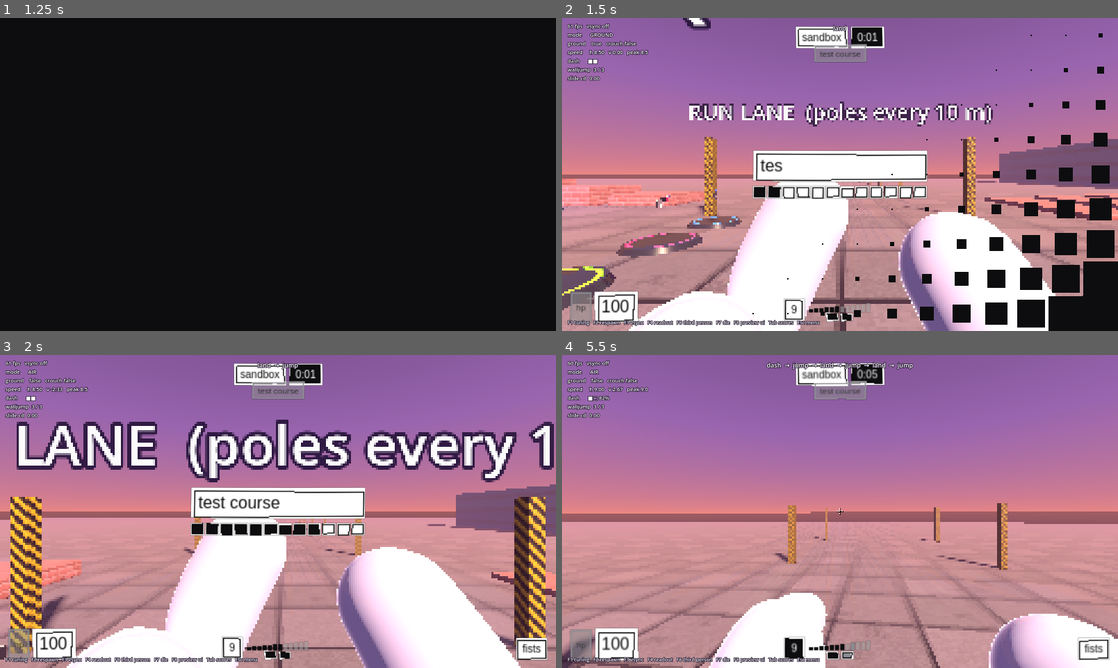
Above: before the commit, frames 1-4 (two rows, left to right).
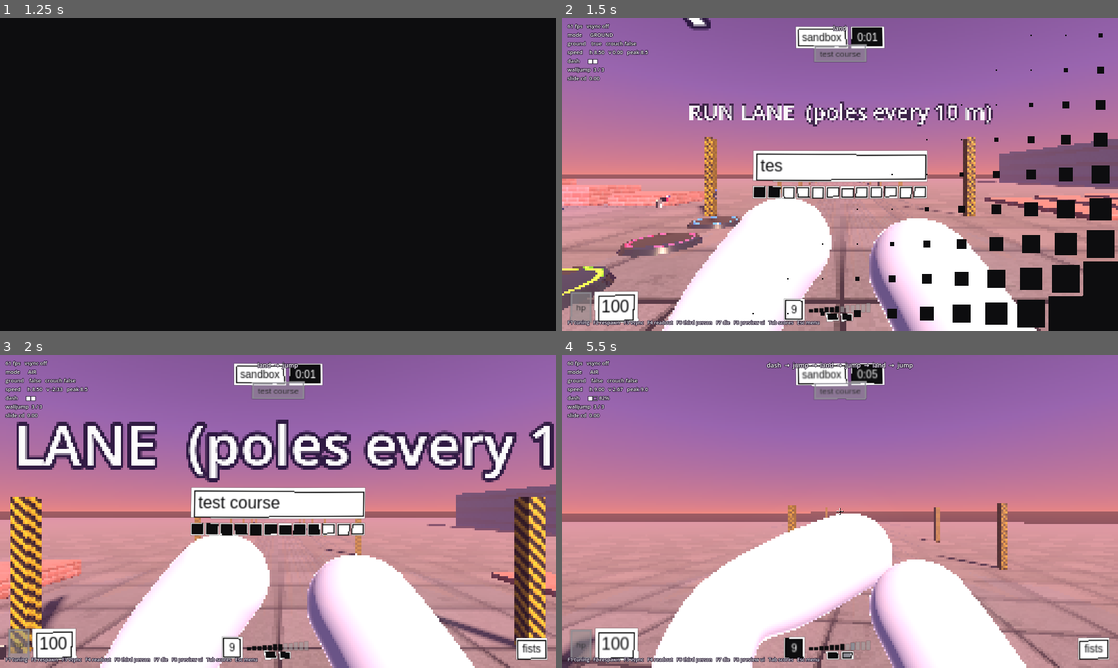
Above: after the commit, the same moments.

Repository: shrimpsooup2/xpl
Game: Godot game, scene res://scenes/main_menu.tscn
Same seed, same stepped clock (60 frames per second), same inputs: the game is played once before the commit and once after it.
Inputs (mouse positions are in pixels of both pictures, inside the frame that each line leads up to):
- Up to frame 1 (1.25 s): click "play" at 0.5 s
- Up to frame 2 (1.5 s): move the mouse to (867, 174) at 1.27 s; press the mouse at (867, 174) at 1.28 s; hold W (move_forward) from 1.28 s (still down)
- Up to frame 3 (2 s): keep holding W (move_forward); tap Space (jump) at 1.52 s
- Up to frame 4 (5.5 s): keep holding W (move_forward); move the mouse to (812, 511) at 2.02 s; release the mouse at (812, 511) at 2.03 s; right-click (812, 511) at 2.1 s; tap Space (jump) at 2.27, 3.77, 4.52, 5.27 s; click (812, 511) at 2.3 s; move the mouse to (851, 505) at 2.77 s; hold Ctrl (crouch) 2.78-3.53 s; click (851, 505) at 3.05 s; move the mouse to (834, 517) at 3.52 s; tap Shift (dash) at 3.6 s; click (834, 517) at 3.8 s; move the mouse to (878, 514) at 4.27 s; press the mouse at (878, 514) at 4.28 s; move the mouse to (795, 508) at 5.02 s; release the mouse at (795, 508) at 5.03 s; tap E (interact) at 5.1 s; click (795, 508) at 5.3 s

Frame 1 is identical in both runs. In frame 2, 9.1% of the frame differs, in the area x 12-89%, y 52-100%; in frame 3, 11%; in frame 4, 20%, in the area x 16-100%, y 50-100%.

Commit message:
First-person arms sit back and run off screen; mix hooks and uppercuts
- Arms: the empty-handed shoulders drop low and back like with a gun, and
  the fists are held up in the guard by IK, so the upper arms rise from
  below the screen instead of pointing at the eye. Past the cut the arm
  carries on as the same tube, straight on up the arm, bending away only
  once it's off screen (no taper, no kink), so no arm end ever shows.
- Punches: each swing is a straight (jab or cross), a hook or an
  uppercut, weighted, never the same hook or uppercut twice running. In
  first person each kind has its own IK path (hooks swing wide with the
  elbow up, uppercuts dip and drive up), fully out as the hit lands; the
  view kicks to match. Third person adds a torso turn and raised elbow for
  hooks, a hip dip and rising chest for uppercuts. Gameplay is unchanged.
- Test: the punch mix (all kinds come up, straights most, no repeats of
  hooks or uppercuts, a swing carries its kind).

Co-Authored-By: Claude Opus 5.5 <noreply@anthropic.com>
Claude-Session: https://claude.ai/code/session_01Tj9HxZHYVTVMQ6X4MXNMBu

Diff:
--- a/src/combat/weapon_holder.gd
+++ b/src/combat/weapon_holder.gd
@@ -32,6 +32,10 @@
 const PUNCH_SPEED_BONUS := 15.0
 const PUNCH_LANDS := 0.07
 const PUNCH_ASSIST := deg_to_rad(12.0)
+## Punches alternate hands; each is a straight (jab or cross), a hook, or an
+## uppercut, picked by these weights, never the same hook or uppercut twice
+## running. Only the look changes: every kind lands the same.
+const PUNCH_KINDS := {&"straight": 0.5, &"hook": 0.28, &"uppercut": 0.22}
 
 var player: Player
 var fists: WeaponDef = Weapons.get_def(Weapons.FISTS)
@@ -51,6 +55,7 @@
 var _fan_left := 0
 var _fan_timer := 0.0
 var _punch_left := true
+var _last_punch := &"straight"
 var _punch_timer := -1.0
 var _punch_damage := 0.0
 var _ignore_pickup: WeaponPickup
@@ -307,8 +312,22 @@
 	var bonus := clampf(player.horizontal_speed() - p.run_speed, 0.0, PUNCH_SPEED_BONUS)
 	_punch_damage = fists.damage + bonus
 	_punch_timer = PUNCH_LANDS
-	fired.emit(fists, {"left": _punch_left})
+	fired.emit(fists, {"left": _punch_left, "kind": _pick_punch()})
 	_punch_left = not _punch_left
+
+
+func _pick_punch() -> StringName:
+	var skipped: float = 0.0 if _last_punch == &"straight" else PUNCH_KINDS[_last_punch]
+	var roll := randf() * (1.0 - skipped)
+	for kind: StringName in PUNCH_KINDS:
+		if kind != &"straight" and kind == _last_punch:
+			continue
+		roll -= PUNCH_KINDS[kind]
+		if roll <= 0.0:
+			_last_punch = kind
+			return kind
+	_last_punch = &"straight"
+	return &"straight"
 
 
 ## Reach 2.2 m, with a little aim assist toward bodies near the crosshair.
--- a/src/player/player.gd
+++ b/src/player/player.gd
@@ -299,7 +299,7 @@
 
 func _on_fired(def: WeaponDef, shot: Dictionary) -> void:
 	if def.is_fists():
-		model.punch(shot.get("left", true))
+		model.punch(shot.get("left", true), shot.get("kind", &"straight"))
 		_kick_camera(1.0, 0.0, 1.5 if shot.get("left", true) else -1.5, 0.0)
 		return
 	model.fire_pose()
--- a/src/player/player_model.gd
+++ b/src/player/player_model.gd
@@ -385,12 +385,27 @@
 		layers.play(&"Pistol_Shoot", BodyLayers.BOTH_ARMS, 1.6, 0.0, 0.35, 0.02, 0.1, 0.8)
 
 
-## A punch with the left (jab) or right (cross).
-func punch(left: bool) -> void:
+## A punch with the left or right: a straight (jab or cross), a hook, or an
+## uppercut (see WeaponHolder.PUNCH_KINDS). The rig has clips for the jab and
+## cross; hooks and uppercuts add a swing on top with the flinch springs, the
+## torso turning across and the elbow coming up for a hook, the hips dipping
+## and the chest rising for an uppercut.
+func punch(left: bool, kind := &"straight") -> void:
 	if left:
 		layers.play(&"Punch_Jab", BodyLayers.UPPER_BODY, 2.0, 0.0, 0.6, 0.03, 0.1)
 	else:
 		layers.play(&"Punch_Cross", BodyLayers.UPPER_BODY, 2.0, 0.0, 0.7, 0.03, 0.1)
+	var side := "L" if left else "R"
+	var out := -1.0 if left else 1.0  # Toward the punching arm's side.
+	var forward := -global_basis.z
+	match kind:
+		&"hook":
+			layers.flinch("DEF-spine.003", Vector3.UP, 0.5 * out)
+			layers.flinch("DEF-upper_arm." + side, forward, 0.8 * out)
+		&"uppercut":
+			layers.dip(Vector3.DOWN * 0.05)
+			layers.flinch("DEF-spine.003", global_basis.x, 0.35)
+			layers.flinch("DEF-forearm." + side, global_basis.x, 0.6)
 
 
 ## Throwing the weapon away.
--- a/src/player/viewmodel.gd
+++ b/src/player/viewmodel.gd
@@ -17,19 +17,19 @@
 
 ## Each arm is cut off this far down the upper arm from the shoulder joint.
 const ARM_CUT_DEPTH := 0.1
-## From the cut, each arm carries on as a sleeve (first person only): straight
-## on up the upper arm (SLEEVE_HANDLE, rig meters), then curving down and back,
-## narrowing to SLEEVE_TIP of its width, to end SLEEVE_DROP below the shoulder
-## and SLEEVE_END in front of the eye, well out of view, so no end of an arm
-## ever shows, whichever way the arm points. It ends in front of the eye and
-## well below the line of sight: the squeezed depth (viewmodel.gdshaderinc)
-## doesn't clip at the near plane, so anything reaching behind the eye near
-## the line of sight would smear across the screen.
-const SLEEVE_HANDLE := 0.15
-const SLEEVE_DROP := 0.12
-const SLEEVE_END := 0.15
-const SLEEVE_TIP := 0.4
-const SLEEVE_RINGS := 8
+## From the cut, each arm carries on (first person only) as the same tube,
+## the same thickness, straight on up the upper arm, so an arm never shows an
+## end, it just runs off screen. The viewmodel's shoulders sit close to the
+## eye, though, and straight on would soon run into it, so once the tube is
+## SLEEVE_BEND_DEPTH from the eye (by then off screen) it bends down and away
+## from the line of sight (radius SLEEVE_BEND_RADIUS) and runs on for
+## SLEEVE_TAIL. Lengths in rig meters, the depth in meters from the eye.
+const SLEEVE_BEND_DEPTH := 0.2
+const SLEEVE_MAX_STRAIGHT := 0.4
+const SLEEVE_MIN_STRAIGHT := 0.03
+const SLEEVE_BEND_RADIUS := 0.12
+const SLEEVE_TAIL := 0.35
+const SLEEVE_BEND_RINGS := 8
 ## Vertical field of view it's drawn with, and how much of the camera's FOV
 ## swings (speed, slides, punches) it still follows.
 const FOV := 62.0
@@ -38,10 +38,28 @@
 ## at full size they'd fill the corner of the screen.
 const RIG_SCALE := 0.8
 ## Where the shoulders sit relative to the eye (only the arms are drawn, so
-## they can go anywhere that looks right): low, so the upper arms stay out
-## of view. Empty-handed they come up and forward into a guard.
+## they can go anywhere that looks right): low and back, so the upper arms
+## rise from below the screen, away from the eye, and whatever's past the
+## cut runs off the bottom. Empty-handed they sit a touch higher.
 const SHOULDERS := Vector3(0.0, -0.36, -0.1)
-const FISTS_SHOULDERS := Vector3(0.0, -0.17, -0.2)
+const FISTS_SHOULDERS := Vector3(0.0, -0.32, -0.1)
+## Empty-handed, the fists are held up in a guard by IK, like hands on a gun:
+## where each fist sits (from the eye). A punch is all the way out when it
+## lands (WeaponHolder.PUNCH_LANDS), holds a moment, and comes back. Each
+## kind (WeaponHolder.PUNCH_KINDS) swings out along a curve through `via` to
+## `to`, with the elbow leaning toward `pole`: a straight drives down the
+## middle, a hook swings out wide with the elbow up and comes across, an
+## uppercut dips and drives up.
+const FIST_GUARD := {"L": Vector3(-0.13, -0.16, -0.42), "R": Vector3(0.15, -0.19, -0.36)}
+const GUARD_POLE := Vector3(0.6, -1.0, 0.3)  # For the right arm; mirrored for the left.
+const PUNCHES := {
+	&"straight": {"via": Vector3(0.05, -0.1, -0.5), "to": Vector3(0.03, -0.08, -0.65), "pole": Vector3(0.6, -1.0, 0.3)},
+	&"hook": {"via": Vector3(0.26, -0.06, -0.4), "to": Vector3(-0.02, -0.06, -0.5), "pole": Vector3(1.0, 0.4, 0.2)},
+	&"uppercut": {"via": Vector3(0.09, -0.3, -0.36), "to": Vector3(0.04, 0.0, -0.45), "pole": Vector3(0.3, -1.0, 0.6)},
+}
+const PUNCH_OUT := 0.07
+const PUNCH_HOLD := 0.04
+const PUNCH_BACK := 0.16
 ## Hand targets sit this far back from the grip, so the round arm tip
 ## wraps it instead of swallowing the gun.
 const GRIP_BACK := 0.045
@@ -86,6 +104,8 @@
 var _shove_v := Vector3.ZERO
 var _draw := 1.0
 var _throw := -1.0
+var _punch := {"L": -1.0, "R": -1.0}  # Seconds into each fist's punch; -1 in the guard.
+var _punch_kind := {"L": &"straight", "R": &"straight"}
 var _fan := -1.0
 var _top_up := -1.0
 var _pending_casings: Array[float] = []
@@ -201,11 +221,23 @@
 func _on_fired(weapon: WeaponDef, shot: Dictionary) -> void:
 	if weapon.is_fists():
 		var left: bool = shot.get("left", true)
+		var kind: StringName = shot.get("kind", &"straight")
+		var side := "L" if left else "R"
+		_punch[side] = 0.0
+		_punch_kind[side] = kind if PUNCHES.has(kind) else &"straight"
+		# The clips turn the shoulders into the punch; the fists go by IK.
 		if left:
 			layers.play(&"Punch_Jab", BodyLayers.UPPER_BODY, 1.4, 0.1, 0.75, 0.02, 0.12)
 		else:
 			layers.play(&"Punch_Cross", BodyLayers.UPPER_BODY, 2.0, 0.15, 0.95, 0.02, 0.12)
-		_add_recoil(Vector3(0, 0, -0.03), Vector3(0.0, (0.04 if left else -0.05), 0.0))
+		var across := 1.0 if left else -1.0  # Which way the view swings with it.
+		match _punch_kind[side]:
+			&"hook":
+				_add_recoil(Vector3(0, 0, -0.02), Vector3(0.0, 0.09 * across, 0.06 * across))
+			&"uppercut":
+				_add_recoil(Vector3(0, 0.01, -0.02), Vector3(deg_to_rad(4.0), 0.02 * across, 0.0))
+			_:
+				_add_recoil(Vector3(0, 0, -0.03), Vector3(0.0, 0.045 * across, 0.0))
 		return
 	if gun == null:
 		return
@@ -237,17 +269,18 @@
 
 
 func _on_thrown(weapon: WeaponDef) -> void:
-	# A throwing arm: the right hand winds up and flings (the gun is already
-	# gone into the world).
+	# A throwing arm: the right hand flings forward (the gun is already gone
+	# into the world).
 	layers.play(&"Punch_Cross", BodyLayers.UPPER_BODY, 1.6, 0.05, 0.9, 0.02, 0.15)
+	_punch["R"] = 0.0
+	_punch_kind["R"] = &"straight"
 	_add_recoil(Vector3(0, 0, -0.04), Vector3(deg_to_rad(-6.0), deg_to_rad(-6.0), 0))
 	def = weapon
 
 
 func _place_gun(delta: float) -> void:
 	if gun == null:
-		# Fists: arms free, the rig raised into the guard.
-		_rig.position = FISTS_SHOULDERS - _shoulder_rest
+		_place_fists(delta)
 		return
 	_rig.position = SHOULDERS - _shoulder_rest
 	var d := gun.def
@@ -285,6 +318,33 @@
 					(global_transform.affine_inverse().basis * gun.global_basis) * Vector3.RIGHT,
 					(global_transform.affine_inverse().basis * gun.global_basis) * Vector3.UP,
 					shell, d.accent if shell else CombatFx.BRASS)
+
+
+## Fists: up in the guard by IK, thrown out and back on a punch, raised into
+## view like a gun when they come out.
+func _place_fists(delta: float) -> void:
+	_rig.position = FISTS_SHOULDERS - _shoulder_rest
+	var raise := Vector3(0.0, -0.28, 0.12) * (1.0 - _draw_curve(_draw))
+	for side: String in ["L", "R"]:
+		var mirror := Vector3(-1.0, 1.0, 1.0) if side == "L" else Vector3.ONE
+		var guard: Vector3 = FIST_GUARD[side]
+		var at := guard
+		var pole := GUARD_POLE
+		var t: float = _punch[side]
+		if t >= 0.0:
+			var punch: Dictionary = PUNCHES[_punch_kind[side]]
+			var to: Vector3 = (punch.to as Vector3) * mirror
+			var out := smoothstep(0.0, PUNCH_OUT, t) - smoothstep(PUNCH_OUT + PUNCH_HOLD, PUNCH_OUT + PUNCH_HOLD + PUNCH_BACK, t)
+			if t < PUNCH_OUT + PUNCH_HOLD:
+				# Out along the curve through `via`; straight back after.
+				var via: Vector3 = (punch.via as Vector3) * mirror
+				at = guard.lerp(via, out).lerp(via.lerp(to, out), out)
+			else:
+				at = guard.lerp(to, out)
+			pole = GUARD_POLE.lerp(punch.pole, out)
+			_punch[side] = t + delta if t < PUNCH_OUT + PUNCH_HOLD + PUNCH_BACK else -1.0
+		layers.set_arm_ik(side, _root.global_transform * Transform3D(Basis.IDENTITY, at + raise), 1.0,
+				_root.global_basis * (pole * mirror), false, true)
 
 
 ## Raising a gun: eases out past its place and settles back.
@@ -607,16 +667,15 @@
 	return loops
 
 
-## Rebuilds the sleeves on this frame's pose (see SLEEVE_HANDLE). Each starts
-## on the cut's rim exactly where the skinned arm puts it, and the rim is
-## carried along the curve, turning with it.
+## Rebuilds the sleeves on this frame's pose (see SLEEVE_BEND_DEPTH): the
+## cut's rim, exactly where the skinned arm puts it, carried straight on back
+## up the upper arm, then bent away out of view, the same shape all the way.
 func _update_sleeves() -> void:
 	_sleeve_mesh.clear_surfaces()
 	if _arm_ends.is_empty() or not _root.visible:
 		return
 	var skin := {}  # Bone -> its pose from rest, this frame.
 	var to_view := global_transform.affine_inverse() * skeleton.global_transform
-	var from_view := to_view.affine_inverse()
 	var verts := PackedVector3Array()
 	var normals := PackedVector3Array()
 	for end: Dictionary in _arm_ends:
@@ -644,32 +703,38 @@
 			center += p
 		center /= count
 		var bone: int = end.bone
-		var shoulder := skeleton.get_bone_global_pose(bone)
-		var from_rest := shoulder.basis * skeleton.get_bone_global_rest(bone).basis.inverse()
+		var from_rest := skeleton.get_bone_global_pose(bone).basis * skeleton.get_bone_global_rest(bone).basis.inverse()
 		var back := -(from_rest * (end.along as Vector3)).normalized()
-		# A curve from the cut (heading back up the arm) to under the shoulder,
-		# just in front of the eye. Every point stays in front of the eye.
-		var p0 := center
-		var p1_view := to_view * (center + back * SLEEVE_HANDLE)
-		p1_view.z = minf(p1_view.z, -SLEEVE_END)
-		var p1 := from_view * p1_view
-		var shoulder_view := to_view * shoulder.origin
-		var p2 := from_view * Vector3(shoulder_view.x, minf(shoulder_view.y, (to_view * p0).y) - SLEEVE_DROP, -SLEEVE_END)
-		var turn := Quaternion.IDENTITY
-		var heading := back
+		# Straight on until it's SLEEVE_BEND_DEPTH from the eye.
+		var center_view := to_view * center
+		var toward_eye := (to_view.basis * back).z  # View depth lost per rig meter.
+		var straight := SLEEVE_MIN_STRAIGHT
+		if toward_eye > 0.01:
+			straight = clampf((-center_view.z - SLEEVE_BEND_DEPTH) / toward_eye, SLEEVE_MIN_STRAIGHT, SLEEVE_MAX_STRAIGHT)
+		# Then down and out, away from the line of sight.
+		var away_view := Vector3(signf(center_view.x) * 0.4, -1.0, 0.0)
+		var away := (to_view.basis.inverse() * away_view).normalized()
+		# The path: (center, heading, turn) at each ring after the rim.
+		var path: Array[Array] = []
+		var at := center + back * straight
+		path.append([at, Quaternion.IDENTITY])
+		var angle := back.angle_to(away)
+		if angle > 0.01:
+			var side := (away - back * back.dot(away)).normalized()
+			var axis := back.cross(side).normalized()
+			for j in range(1, SLEEVE_BEND_RINGS + 1):
+				var phi := angle * j / SLEEVE_BEND_RINGS
+				path.append([at + (back * sin(phi) + side * (1.0 - cos(phi))) * SLEEVE_BEND_RADIUS, Quaternion(axis, phi)])
+		var last: Array = path[-1]
+		path.append([(last[0] as Vector3) + away * SLEEVE_TAIL, last[1]])
 		var previous := rim
-		var previous_turn := turn
-		for j in range(1, SLEEVE_RINGS + 1):
-			var t := float(j) / SLEEVE_RINGS
-			var at := p0.lerp(p1, t).lerp(p1.lerp(p2, t), t)
-			var tangent := ((p1 - p0) * (1.0 - t) + (p2 - p1) * t).normalized()
-			if tangent.dot(heading) < 0.9999:
-				turn = Quaternion(heading, tangent) * turn
-			heading = tangent
-			var width := lerpf(1.0, SLEEVE_TIP, smoothstep(0.4, 1.0, t))
+		var previous_turn := Quaternion.IDENTITY
+		for step: Array in path:
+			var ring_at: Vector3 = step[0]
+			var turn: Quaternion = step[1]
 			var ring := PackedVector3Array()
 			for i in count:
-				ring.append(at + turn * (rim[i] - center) * width)
+				ring.append(ring_at + turn * (rim[i] - center))
 			for i in count:
 				var i1 := (i + 1) % count
 				verts.append_array([previous[i1], previous[i], ring[i], previous[i1], ring[i], ring[i1]])
@@ -677,10 +742,11 @@
 						previous_turn * rim_normals[i1], turn * rim_normals[i], turn * rim_normals[i1]])
 			previous = ring
 			previous_turn = turn
-		# Close the far end (out of sight behind the eye anyway).
+		# Close the far end (off screen).
+		var tip: Vector3 = path[-1][0]
 		for i in count:
-			verts.append_array([previous[(i + 1) % count], previous[i], p2])
-			normals.append_array([heading, heading, heading])
+			verts.append_array([previous[(i + 1) % count], previous[i], tip])
+			normals.append_array([away, away, away])
 	var arrays := []
 	arrays.resize(Mesh.ARRAY_MAX)
 	arrays[Mesh.ARRAY_VERTEX] = verts
--- a/tests/combat_tests.gd
+++ b/tests/combat_tests.gd
@@ -374,3 +374,26 @@
 	await settle_shots()
 	check(results.size() == 1 and results[0].zone == &"body" and not results[0].heartshot, "an SMG round through the heart counts as body")
 	check(DamageNumber.over(dummy) != null and DamageNumber.over(dummy).zone == &"body", "and its number isn't pink")
+
+
+func test_punches_mix_straights_hooks_and_uppercuts() -> void:
+	var holder := player.weapons
+	var counts := {}
+	var last := &""
+	var repeats := 0
+	for i in 400:
+		var kind: StringName = holder.call(&"_pick_punch")
+		counts[kind] = counts.get(kind, 0) + 1
+		if kind == last and kind != &"straight":
+			repeats += 1
+		last = kind
+	for kind: StringName in WeaponHolder.PUNCH_KINDS:
+		check(counts.get(kind, 0) > 40, "%s comes up (%d of 400)" % [kind, counts.get(kind, 0)])
+	check(counts.get(&"straight", 0) > counts.get(&"hook", 0), "straights are the most common")
+	check(repeats == 0, "never the same hook or uppercut twice running (%d)" % repeats)
+	# A swing says which it is.
+	var kinds: Array[StringName] = []
+	holder.fired.connect(func(_def: WeaponDef, shot: Dictionary) -> void: kinds.append(shot.get("kind", &"")))
+	await fire_once()
+	await run(cmd(), 20)
+	check(kinds.size() == 1 and kinds[0] in WeaponHolder.PUNCH_KINDS, "a punch carries its kind (%s)" % [kinds])
Not shown, changed: docs/GDD.md
